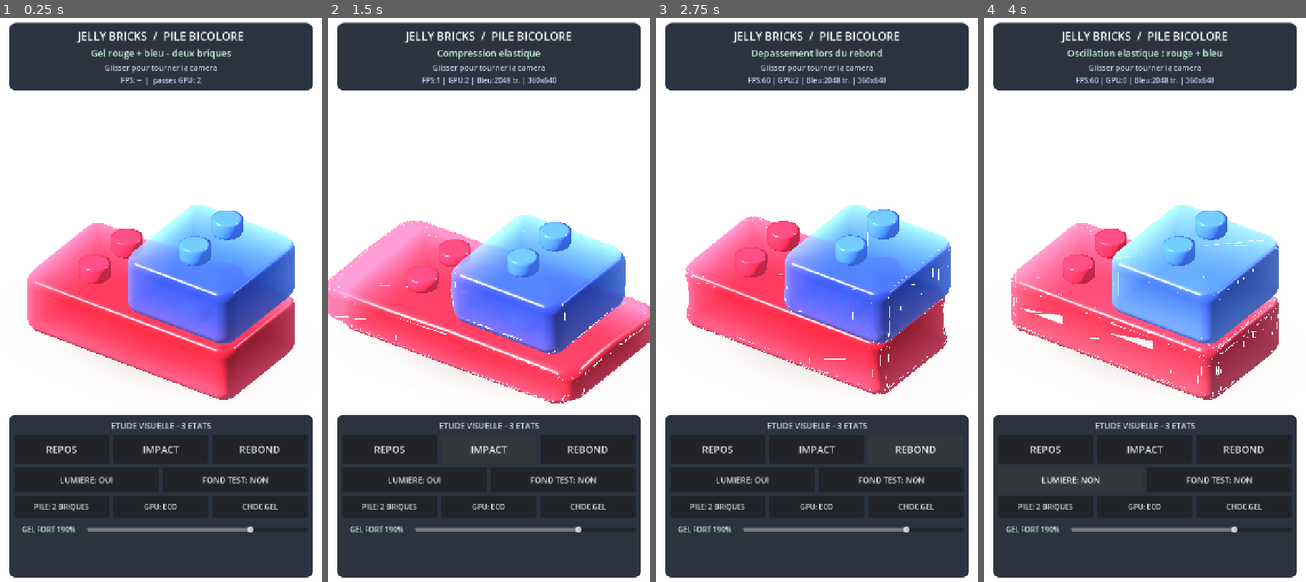
Above: before the commit, frames 1-4 (left to right).
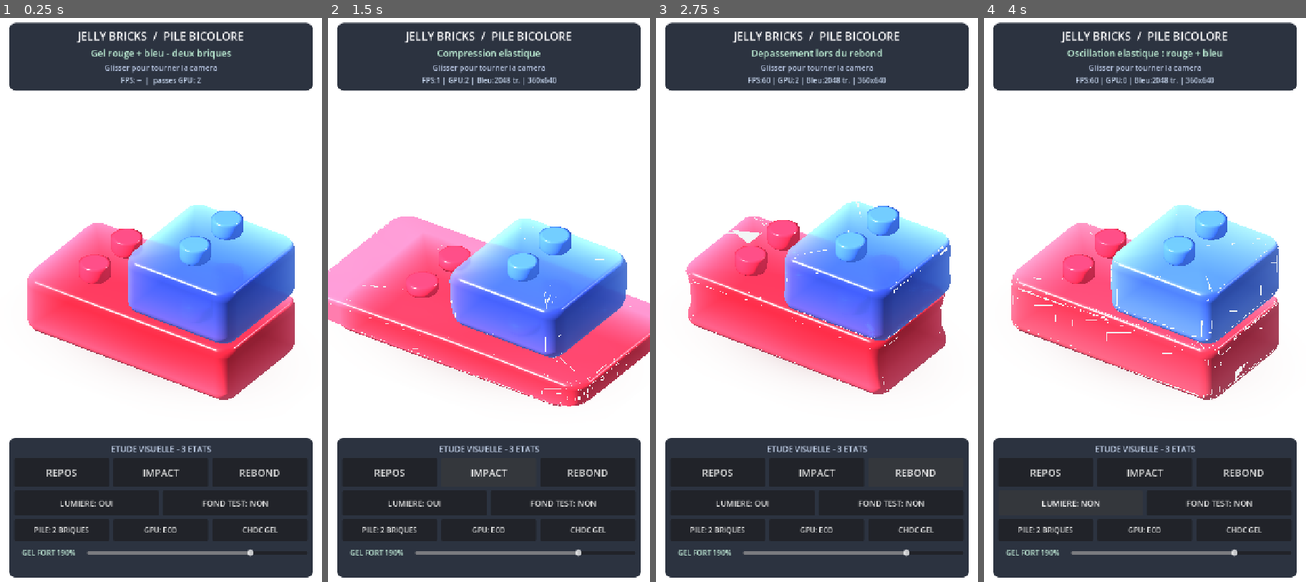
Above: after the commit, the same moments.

Repository: dbrckk/Jelly-bricks
Game: Godot game, scene res://prototypes/single_brick/layered_reference.tscn
Same seed, same stepped clock (60 frames per second), same inputs: the game is played once before the commit and once after it. This scene is started directly instead of the project's main scene.
Inputs:
- Up to frame 1 (0.25 s): no input
- Up to frame 2 (1.5 s): click "REPOS" at 0.5 s; click "IMPACT" at 1.25 s
- Up to frame 3 (2.75 s): click "REBOND" at 2 s
- Up to frame 4 (4 s): click "CHOC GEL" at 2.75 s; click "LUMIERE: OUI" at 3.5 s

The runs differ from the first frame. In frame 1, 6.5% of the frame differs, in the area x 2-98%, y 70-96%; in frame 2, 13%, in the area x 0-100%, y 34-96%; in frame 3, 9.1%; in frame 4, 7.6%.

Commit message:
feat(gel): visible 29% squash, volume bulge, support tracking and matched red-blue studs and wet coat

Diff:
--- a/native-godot/prototypes/single_brick/layered_reference.gd
+++ b/native-godot/prototypes/single_brick/layered_reference.gd
@@ -13,6 +13,9 @@
 # studs. The old X=0.5 straddled both columns and exposed red studs
 # through the blue FRONT WALL, as seen in the real Android screenshot.
 const BLUE_SEAT_X := 1.0
+const GEL_HEIGHT := 0.505
+const LAB_COMPRESSION_FACTOR := 0.29
+const RED_SUPPORT_DROP := GEL_HEIGHT * LAB_COMPRESSION_FACTOR
 const COUPLED_SPRINGS = preload(
     "res://prototypes/single_brick/coupled_gel_springs.gd")
 var elastic_pair: Variant = COUPLED_SPRINGS.new()
@@ -64,6 +67,10 @@
     red_coat.set_shader_parameter("volume_conservation", 0.93)
     upper_paint.set_shader_parameter("volume_conservation", 0.93)
     upper_coat_paint.set_shader_parameter("volume_conservation", 0.93)
+    # The softness gain affects actual GPU vertices, not only a displayed
+    # number. Matching red/blue coat/core uniforms prevent coating tears.
+    for material in [gel_material, red_coat, upper_paint, upper_coat_paint]:
+        material.set_shader_parameter("gel_malleability", 1.0)
     sample_reference("rest")
     pose_label.text = "Gel rouge + bleu - deux briques"
     _apply_render_budget()
@@ -213,7 +220,7 @@
 
     var controls_panel := mobile_hud.get_node(
         "ReviewOverlay/ReviewControls") as PanelContainer
-    controls_panel.offset_top = -382.0
+    controls_panel.offset_top = -330.0
     # Android-specific diagnostics: lets the player inspect actual FPS and
     # the effective extra GPU render resolutions on their own device.
     var header := mobile_hud.get_node(
@@ -316,19 +323,28 @@
     # This is still a visual comparison, not real deformable-body physics.
     # The top small brick follows the compressing surface of the red brick.
     var squash_value := 0.0
+    var red_support_squash := 0.0
     var lag := 0.0
     match state:
         "compression":
             squash_value = 0.19
+            red_support_squash = 0.83
             lag = -0.11
         "rebound":
             squash_value = -0.055
+            red_support_squash = -0.19
             lag = 0.07
+    # Blue must ride the actual red crown, not its OWN squash amount.
+    # The old formula sunk the top piece when pressed and left a visual gap
+    # when the red brick bounced above its rest height.
     upper_brick.position = Vector3(
-        BLUE_SEAT_X, 0.55 - maxf(0.0, squash_value) * 0.48, 0.0)
+        BLUE_SEAT_X, 0.55 - red_support_squash * RED_SUPPORT_DROP, 0.0)
+    studs.scale.y = maxf(0.73,
+        1.0 - red_support_squash * LAB_COMPRESSION_FACTOR)
     upper_paint.set_shader_parameter("deformation", squash_value)
     upper_coat_paint.set_shader_parameter("deformation", squash_value)
-    upper_studs.scale.y = maxf(0.80, 1.0 - squash_value * 0.19)
+    upper_studs.scale.y = maxf(0.73,
+        1.0 - squash_value * LAB_COMPRESSION_FACTOR)
     upper_paint.set_shader_parameter("silhouette_softness", 0.85)
     upper_coat_paint.set_shader_parameter("silhouette_softness", 0.85)
     upper_paint.set_shader_parameter("momentum_lag", lag)
@@ -412,8 +428,10 @@
     # both optical materials use precisely the same vertex parameters.
     upper_brick.position = Vector3(
         BLUE_SEAT_X + clampf(red_lag * 0.045, -0.015, 0.015),
-        0.55 - lower * 0.098 - maxf(0.0, upper) * 0.013,
+        0.55 - lower * RED_SUPPORT_DROP,
         clampf(blue_lag * 0.016, -0.014, 0.014))
+    studs.scale.y = maxf(0.73,
+        1.0 - lower * LAB_COMPRESSION_FACTOR)
     upper_paint.set_shader_parameter("deformation", upper)
     upper_coat_paint.set_shader_parameter("deformation", upper)
     upper_paint.set_shader_parameter("silhouette_softness", 0.97)
@@ -428,7 +446,8 @@
         "ripple_phase", red_time * 18.0 + 0.3)
     upper_coat_paint.set_shader_parameter(
         "ripple_phase", red_time * 18.0 + 0.3)
-    upper_studs.scale.y = maxf(0.80, 1.0 - upper * 0.19)
+    upper_studs.scale.y = maxf(0.73,
+        1.0 - upper * LAB_COMPRESSION_FACTOR)
     peak_live_red = maxf(peak_live_red, float(elastic_pair.red))
     peak_live_blue = maxf(peak_live_blue, float(elastic_pair.blue))
     peak_visual_red = maxf(peak_visual_red, lower)
